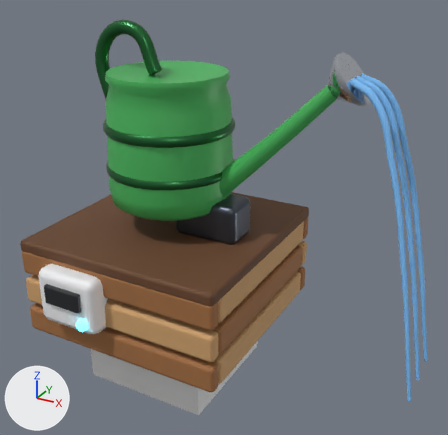
Before and after pictures for a commit that changed the FBX model art/export/fbx/WateringCan.fbx.
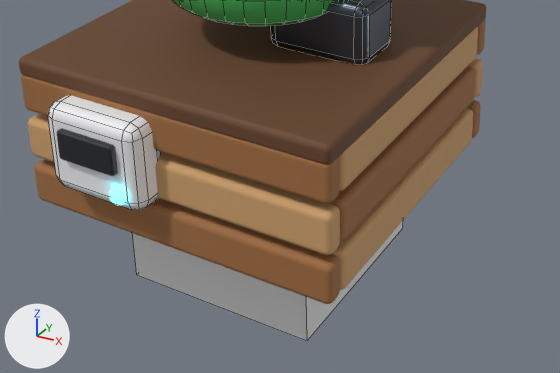
Each version is shown whole from a 50 mm lens placed at (2.42, -3.6, 2.7), pointed at (0.51, -0.13, 0.97), then close up on the part from 2% to 79% of the width and 47% to 100% of the height. Every picture has the same lights, and +X, +Y and +Z are marked at lower left. The first two pictures are the older version. The close-ups show mesh edges as thin lines. Where no turn or scale is listed for an object, it has been applied to the vertices.

Objects in the first close-up: 'Body__Black.002', 'Body__MetalDark.005', 'Body__White.008', 'Body__Wood.003', 'Body__WoodDark.003', 'Body__WoodLight.003', 'Can__Green@sway_z_-10_3.14#0.35,0.95,0', 'Origin__Pivot.008' and 1 more.
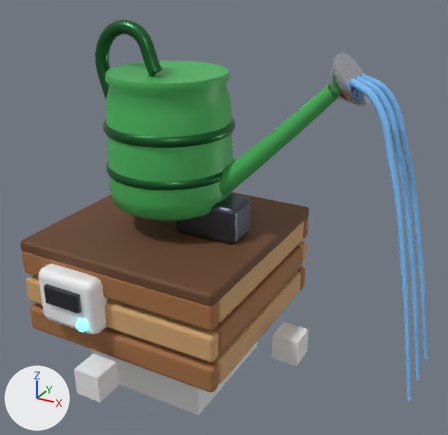
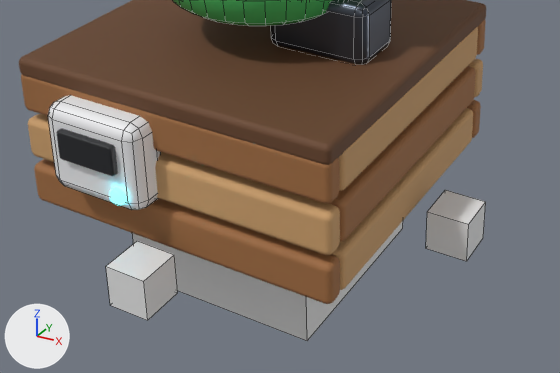
Location of each change, [x1, y1, x2, y2] in pixels of the close-ups (560 x 373 px):
'Origin__AxisZ', added: after [106, 241, 178, 320]
'Origin__AxisX', added: after [426, 190, 486, 261]

The change, as a diff of the scene's bpy script:
```diff
--- a/art/export/fbx/WateringCan.fbx.py
+++ b/art/export/fbx/WateringCan.fbx.py
@@ me_origin__axisz @@
+me_origin__axisz.from_pydata(...)  # a box spanning x -0.1..0.1, y -0.1..0.1, z -0.1..0.1
@@ ob_origin__axisz @@
+ob_origin__axisz = bpy.data.objects.new('Origin__AxisZ', me_origin__axisz)
+ob_origin__axisz.location = (0.0, -1.0, 0.0)
@@ ob_origin__axisx @@
+ob_origin__axisx = bpy.data.objects.new('Origin__AxisX', me_origin__axisz.copy())
+ob_origin__axisx.location = (1.0, 0.0, 0.0)
```
